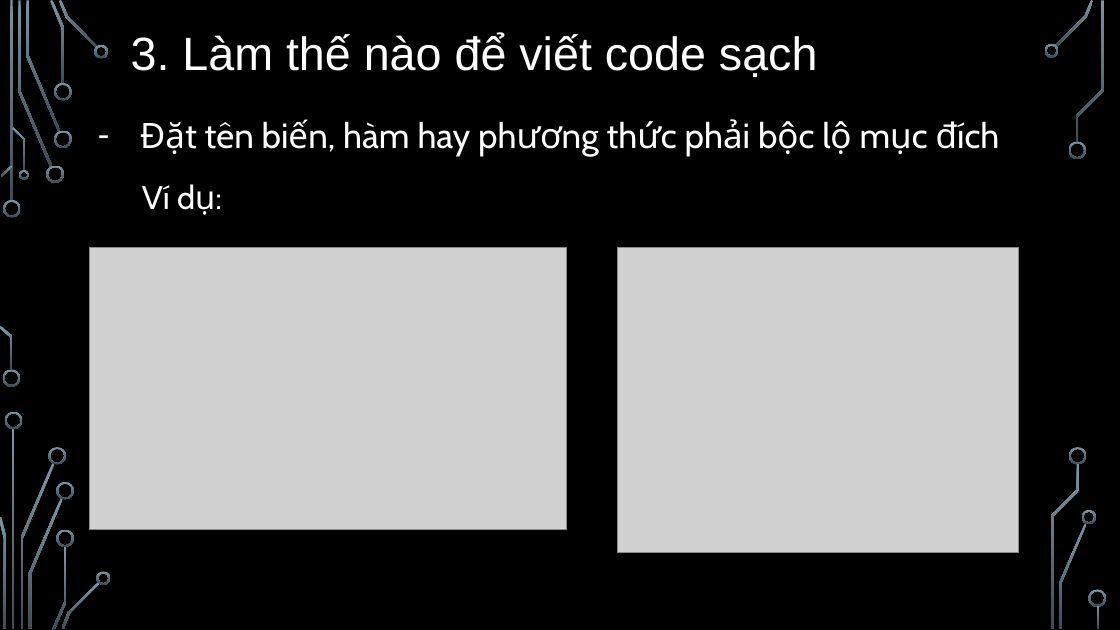
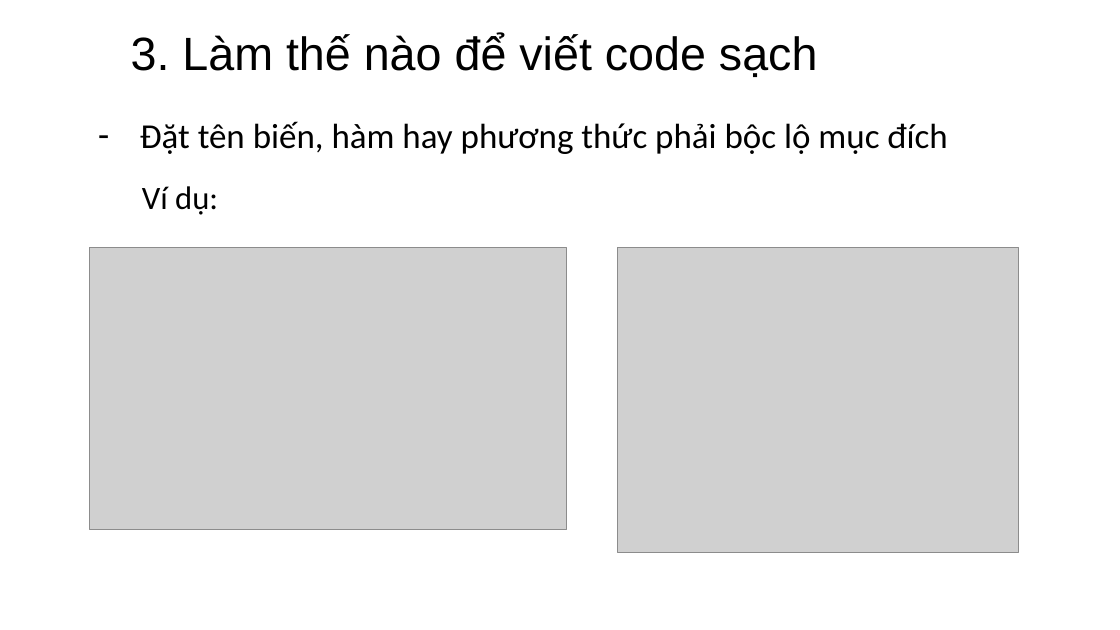
Before and after one commit to quocTuan02/demo, a slide deck: slide 9 of Note/CleanCode.pptx. Drawn at 1120x630 pixels with LibreOffice and Linux fonts; fonts in the diff are those of the drawing; grey boxes stand for pictures; background and template pictures are left out. Boxes give left, top, right and bottom in pixels: in the first picture for what was removed or moved away, otherwise in the second. Text is boxed around its words. In the diff, an @@ line names an element or a change of style, - is before the commit and + after.

```diff
--- a/Note/CleanCode.pptx
+++ b/Note/CleanCode.pptx
@@ background picture (left out) to #FFFFFF @@
@@ text "3. Làm thế nào để ..." at (x1=131, y1=34, x2=818, y2=77): text colour #FFFFFF to #000000 @@
@@ text "Đặt tên biến, hàm hay ..." at (x1=140, y1=121, x2=947, y2=154): font Cabin to Calibri, text colour #FFFFFF to #000000 @@
@@ text "Ví dụ:" at (x1=142, y1=186, x2=218, y2=215): font Cabin to Calibri, text colour #FFFFFF to #000000 @@
@@ group removed at (x1=0, y1=0, x2=1107, y2=630): 33 freeform shapes, 3 rectangles @@
```
Also in this commit, not shown: 21 other slides changed.
